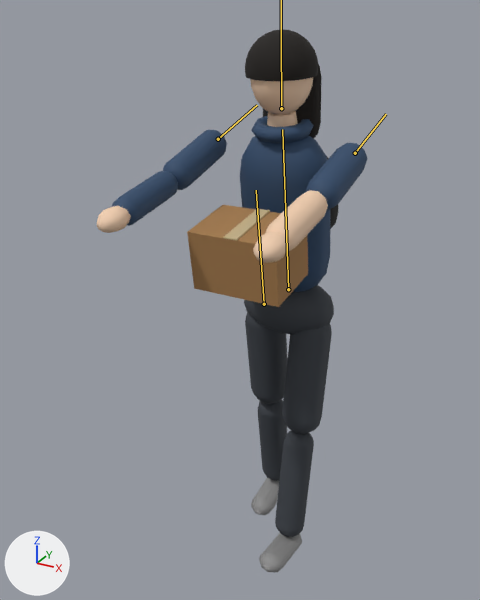
Renders of the glTF model city-hold/public/models/placeholder/char_runner.glb from each side of a commit.
Before and after are seen from a 50 mm lens placed at (0.927, -2.057, 1.953), pointed at (-0.088, -0.212, 1.031). Lighting does not change. The marker at lower left points along +X, +Y and +Z. The older version comes first. Both versions are drawn at frame 42 of the action 'held'; the numbers are the values there. The bones that change are drawn over the model as lines.

The first picture shows 'Mesh_0', 'skin_12', 'skin_12.001', 'skin_12.002', 'skin_legs', 'skin_skin', 'skin_top' and 1 more.
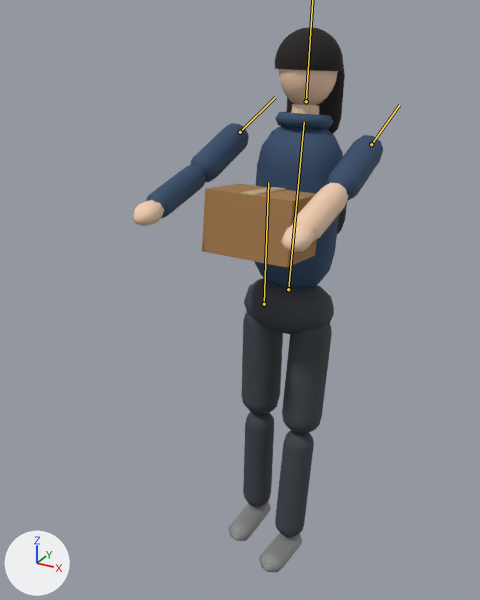
ob_carry is not drawn itself; it is the parent of ob_mesh_0, ob_mesh_1.

Diff of the bpy script that builds the scene:
```diff
--- a/city-hold/public/models/placeholder/char_runner.glb.py
+++ b/city-hold/public/models/placeholder/char_runner.glb.py
@@ bone_legl @@
 bone_legl = bpy.data.objects['character'].pose.bones['legL']  # child of 'hips'
-bone_legl.rotation_quaternion = (0.997, 0.082, 0.0, 0.0)  # degrees (9, 0, 0)
+bone_legl.rotation_quaternion = (1.0, -0.022, 0.0, 0.0)  # degrees (-2, 0, 0)
@@ bone_torso @@
 bone_torso = bpy.data.objects['character'].pose.bones['torso']  # child of 'hips'
-bone_torso.rotation_quaternion = (0.997, 0.075, 0.0, 0.0)  # degrees (9, 0, 0)
+bone_torso.rotation_quaternion = (0.998, -0.07, 0.0, 0.0)  # degrees (-8, 0, 0)
@@ bone_head @@
 bone_head = bpy.data.objects['character'].pose.bones['head']  # child of 'torso'
-bone_head.rotation_quaternion = (0.999, -0.037, 0.0, 0.0)  # degrees (-4, 0, 0)
+bone_head.rotation_quaternion = (0.999, 0.035, 0.0, 0.0)  # degrees (4, 0, 0)
@@ bone_arml @@
 bone_arml = bpy.data.objects['character'].pose.bones['armL']  # child of 'torso'
-bone_arml.rotation_quaternion = (0.749, -0.663, 0.0, 0.0)  # degrees (-83, 0, 0)
+bone_arml.rotation_quaternion = (0.848, -0.531, 0.0, 0.0)  # degrees (-64, 0, 0)
@@ bone_armr @@
 bone_armr = bpy.data.objects['character'].pose.bones['armR']  # child of 'torso'
-bone_armr.rotation_quaternion = (0.749, -0.663, 0.0, 0.0)  # degrees (-83, 0, 0)
+bone_armr.rotation_quaternion = (0.848, -0.531, 0.0, 0.0)  # degrees (-64, 0, 0)
```

Where the change shows, as pixel boxes [x1, y1, x2, y2] in the pictures (480 x 600 px):
'skin_top', posed (7% narrower)
    before: [112, 116, 368, 292]
    after: [146, 112, 383, 288]
'skin_legs', posed
    before: [244, 285, 334, 537]
    after: [241, 278, 334, 537]
'Mesh_0', posed (18% shorter)
    before: [187, 205, 308, 307]
    after: [202, 184, 317, 267]
'skin_skin', posed (7% narrower)
    before: [97, 77, 328, 263]
    after: [133, 69, 348, 252]
'skin_12.002', posed (9% narrower)
    before: [245, 29, 322, 139]
    after: [275, 27, 345, 134]
'skin_12', posed (42% wider, 25% shorter)
    before: [251, 478, 302, 573]
    after: [229, 502, 302, 573]
'skin_12.001', posed (mostly hidden)
    before: [327, 157, 338, 229]
    after: [337, 202, 347, 234]
bone 'legL', root to tip
    before: (264, 304) to (256, 190)
    after: (264, 304) to (268, 182)
bone 'torso', root to tip
    before: (288, 289) to (282, 129)
    after: (288, 289) to (304, 122)
bone 'armL', root to tip
    before: (218, 139) to (257, 105)
    after: (240, 132) to (275, 97)
bone 'armR', root to tip
    before: (355, 153) to (386, 114)
    after: (371, 144) to (399, 105)
